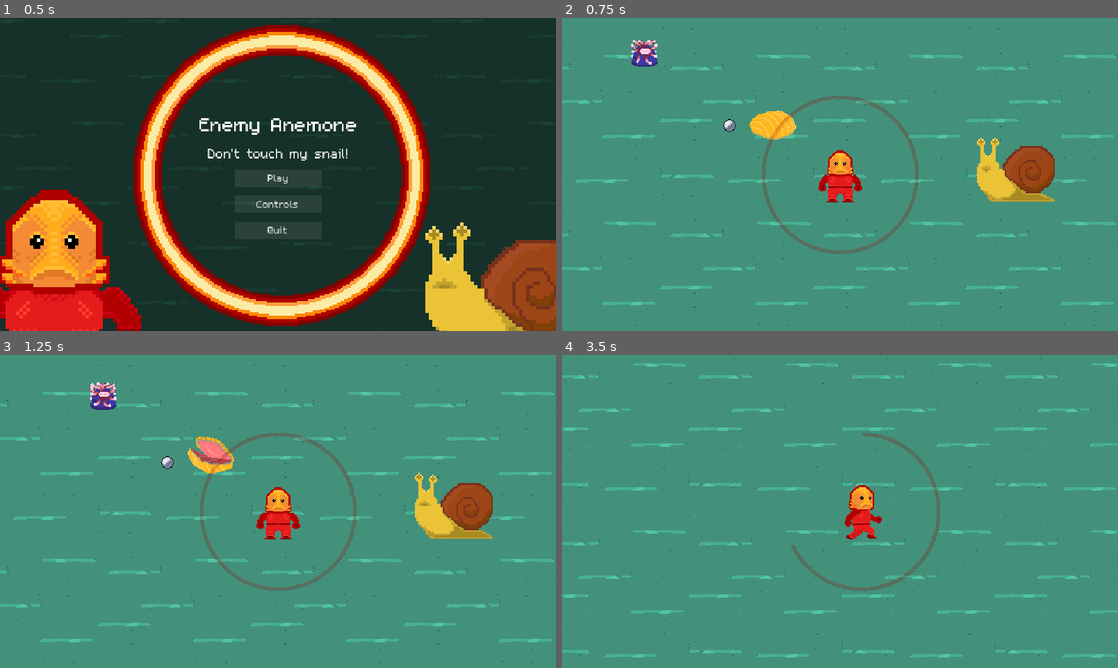
Above: before the commit, frames 1-4 (two rows, left to right).
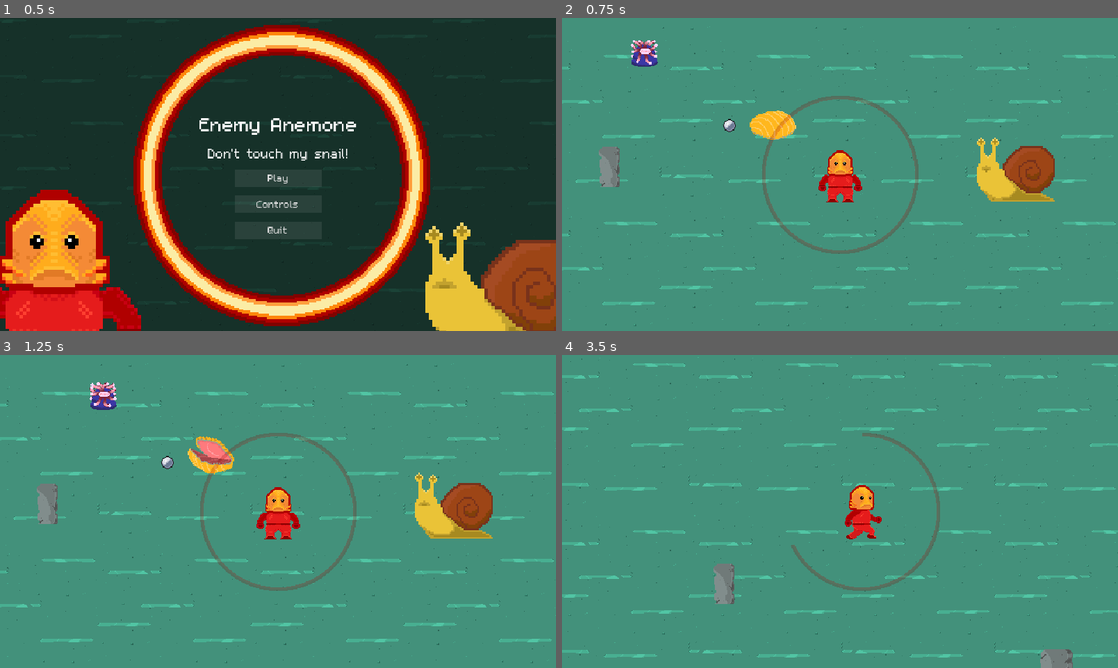
Above: after the commit, the same moments.

Repository: Splashy-Inc/enemy-anemone
Game: Godot game, scene res://SCENES/screen_manager.tscn
Same seed, same stepped clock (60 frames per second), same inputs: the game is played once before the commit and once after it.
Inputs (mouse positions are in pixels of both pictures, inside the frame that each line leads up to):
- Up to frame 1 (0.5 s): no input
- Up to frame 2 (0.75 s): click "Play" at 0.5 s
- Up to frame 3 (1.25 s): no input
- Up to frame 4 (3.5 s): tap Enter at 1.25 s; move the mouse to (962, 495) at 1.27 s; press the mouse at (962, 495) at 1.28 s; hold D (right) 1.28-2.03 s; move the mouse to (728, 527) at 2.02 s; release the mouse at (728, 527) at 2.03 s; hold S (down) 2.03-2.78 s; click (728, 527) at 2.1 s; move the mouse to (895, 442) at 2.77 s; press the mouse at (895, 442) at 2.78 s; hold D (right) from 2.78 s (still down)

Frame 1 is identical in both runs. In frame 2, 0.4% of the frame differs, in the area x 6-11%, y 41-54%; in frame 3, 0.4%; in frame 4, 0.8%, in the area x 27-92%, y 66-100%.

Commit message:
Rocks

Diff:
--- a/SCENES/playground.tscn
+++ b/SCENES/playground.tscn
@@ -1,11 +1,14 @@
-[gd_scene load_steps=15 format=4 uid="uid://dhvgc0glasyim"]
+[gd_scene load_steps=18 format=4 uid="uid://dhvgc0glasyim"]
 
 [ext_resource type="Script" path="res://SCRIPTS/playground.gd" id="1_5e8d0"]
 [ext_resource type="Texture2D" uid="uid://rb0fuewtvoel" path="res://ASSETS/Art/BGtileset/BackgroundTileset.png" id="2_57ss8"]
 [ext_resource type="PackedScene" uid="uid://c2juntykrrmxl" path="res://SCENES/player.tscn" id="3_p6y3n"]
 [ext_resource type="PackedScene" uid="uid://dc0upxl0xipa7" path="res://SCENES/snail.tscn" id="4_k2oqr"]
+[ext_resource type="PackedScene" uid="uid://c4hsvtyukygc3" path="res://SCENES/rock_01.tscn" id="4_n3boa"]
 [ext_resource type="PackedScene" uid="uid://cvu135vv0vgue" path="res://SCENES/anemone.tscn" id="5_4386a"]
+[ext_resource type="PackedScene" uid="uid://ccum1nvcpad2r" path="res://SCENES/rock_02.tscn" id="5_iqihp"]
 [ext_resource type="PackedScene" uid="uid://bsa1pio43cai0" path="res://SCENES/clam.tscn" id="6_55bcv"]
+[ext_resource type="PackedScene" uid="uid://cgyemiu7qsc8c" path="res://SCENES/rock_03.tscn" id="6_jfe5b"]
 [ext_resource type="PackedScene" uid="uid://tajnjj2x3pty" path="res://SCENES/pearl.tscn" id="7_12brh"]
 
 [sub_resource type="TileSetAtlasSource" id="TileSetAtlasSource_3rhkp"]
@@ -193,6 +196,32 @@
 tile_map_data = PackedByteArray("AAAAAAAAAgAEAAkAAAAAAAEAAgAEAAoAAAAAAAIAAgAEAAsAAAAAAAMAAgAEAAAAAAAAAAQAAgAEAAEAAAAAAA …(65456 unchanged characters)…
 tile_set = SubResource("TileSet_xwqiq")
 
+[node name="Rocks" type="Node" parent="Environment"]
+
+[node name="Rock_01" parent="Environment/Rocks" instance=ExtResource("4_n3boa")]
+position = Vector2(82, 91)
+
+[node name="Rock_04" parent="Environment/Rocks" instance=ExtResource("4_n3boa")]
+position = Vector2(891, 463)
+
+[node name="Rock_05" parent="Environment/Rocks" instance=ExtResource("4_n3boa")]
+position = Vector2(130, 800)
+
+[node name="Rock_02" parent="Environment/Rocks" instance=ExtResource("5_iqihp")]
+position = Vector2(509, 828)
+
+[node name="Rock_06" parent="Environment/Rocks" instance=ExtResource("5_iqihp")]
+position = Vector2(58, 511)
+
+[node name="Rock_07" parent="Environment/Rocks" instance=ExtResource("5_iqihp")]
+position = Vector2(430, 63)
+
+[node name="Rock_03" parent="Environment/Rocks" instance=ExtResource("6_jfe5b")]
+position = Vector2(846, 184)
+
+[node name="Rock_08" parent="Environment/Rocks" instance=ExtResource("6_jfe5b")]
+position = Vector2(888, 926)
+
 [node name="Boundary" type="Node2D" parent="Environment"]
 
 [node name="Wall" type="StaticBody2D" parent="Environment/Boundary"]
--- a/SCENES/rock_01.tscn
+++ b/SCENES/rock_01.tscn
@@ -6,7 +6,7 @@
 radius = 3.0
 height = 56.0
 
-[node name="Rock_01" type="Area2D"]
+[node name="Rock_01" type="StaticBody2D"]
 y_sort_enabled = true
 collision_mask = 2
 
--- a/SCENES/rock_02.tscn
+++ b/SCENES/rock_02.tscn
@@ -6,7 +6,7 @@
 radius = 6.0
 height = 22.0
 
-[node name="Rock_02" type="Area2D"]
+[node name="Rock_02" type="StaticBody2D"]
 collision_mask = 2
 
 [node name="Sprite2D" type="Sprite2D" parent="."]
--- a/SCENES/rock_03.tscn
+++ b/SCENES/rock_03.tscn
@@ -6,7 +6,7 @@
 radius = 4.99948
 height = 37.999
 
-[node name="Rock_03" type="Area2D"]
+[node name="Rock_03" type="StaticBody2D"]
 collision_mask = 2
 
 [node name="Sprite2D" type="Sprite2D" parent="."]
